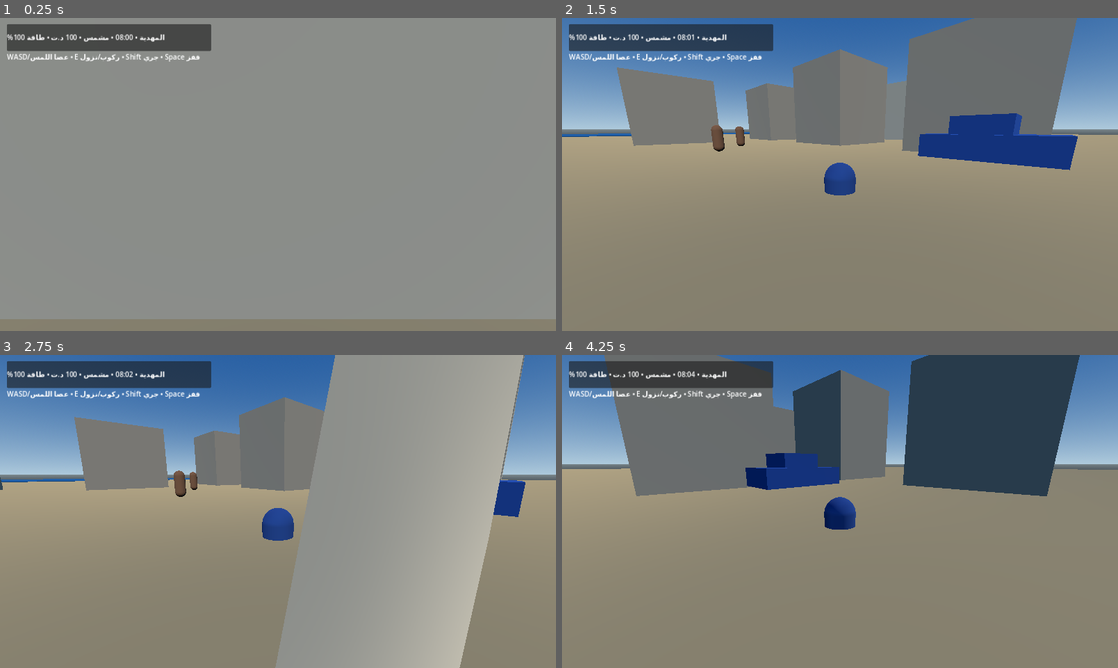
Above: before the commit, frames 1-4 (two rows, left to right).
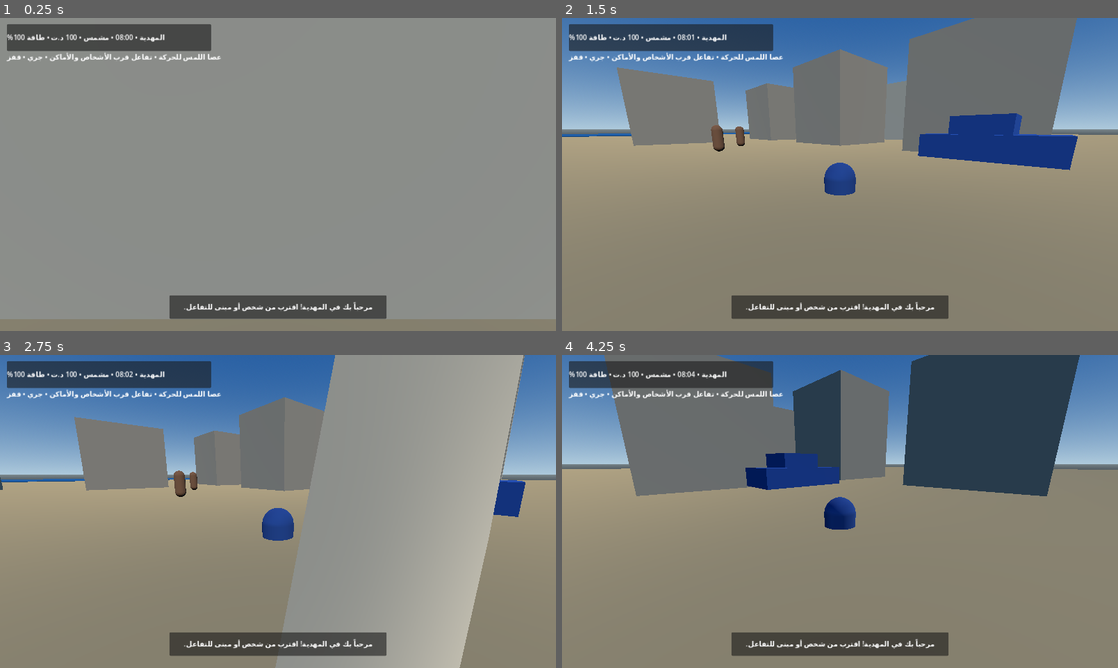
Above: after the commit, the same moments.

Repository: stevennpllk-crypto/REAL-LIFE-MAHDIA
Game: Godot game, scene res://scenes/Main.tscn
Two runs of this game, one before a commit and one after it. Both use one fixed random seed, a clock stepped at 60 frames per second and the inputs below.
Inputs (mouse positions are in pixels of both pictures, inside the frame that each line leads up to):
- Up to frame 1 (0.25 s): no input
- Up to frame 2 (1.5 s): tap Enter at 0.5 s; move the mouse to (867, 174) at 0.52 s; hold W (move_forward) from 0.53 s (still down); tap E (interact) at 0.6 s; tap Space (jump) at 0.77 s; move the mouse to (812, 174) at 1.27 s; tap Shift (run) at 1.35 s
- Up to frame 3 (2.75 s): keep holding W (move_forward); tap Space (jump) at 1.52 s; move the mouse to (289, 505) at 2.02 s; tap E (interact) at 2.1 s
- Up to frame 4 (4.25 s): keep holding W (move_forward); move the mouse to (834, 517) at 2.77 s; tap Shift (run) at 2.85 s; tap Space (jump) at 3.02, 3.77 s; move the mouse to (878, 514) at 3.52 s; tap E (interact) at 3.6 s

The runs differ from the first frame. In frame 1, 3.3% of the frame differs, in the area x 1-70%, y 11-97%; in frame 2, 3.4%; in frame 3, 3.4%; in frame 4, 3.4%.
Error before the commit: Invalid call. Nonexistent function 'setup' in base 'Node'. (res://scripts/main.gd:163)
Error after the commit: Invalid access to property or key 'message_changed' on a base object of type 'Node (MahdiaLifeManager)'. (res://scripts/main.gd:176)

Commit message:
Add on-screen interaction feedback and mobile guidance

Diff:
--- a/scripts/main.gd
+++ b/scripts/main.gd
@@ -13,6 +13,7 @@
 var sun: DirectionalLight3D
 var world_environment: Environment
 var status_label: Label
+var hint_label: Label
 var vehicle: CharacterBody3D
 var world_systems: Node
 var network_manager: Node
@@ -153,10 +154,26 @@
 	status_label = Label.new()
 	status_label.text = "MAHDIA • 08:00 • Prototype"
 	panel.add_child(status_label)
-	var hint := Label.new()
-	hint.text = "WASD/عصا اللمس • E ركوب/نزول • Shift جري • Space قفز"
-	hint.position = Vector2(16, 78)
-	layer.add_child(hint)
+	hint_label = Label.new()
+	hint_label.text = "عصا اللمس للحركة • تفاعل قرب الأشخاص والأماكن • جري • قفز"
+	hint_label.position = Vector2(16, 78)
+	layer.add_child(hint_label)
+	var message_panel := PanelContainer.new()
+	message_panel.anchor_left = 0.5
+	message_panel.anchor_right = 0.5
+	message_panel.anchor_top = 1.0
+	message_panel.anchor_bottom = 1.0
+	message_panel.offset_left = -250
+	message_panel.offset_right = 250
+	message_panel.offset_top = -82
+	message_panel.offset_bottom = -28
+	layer.add_child(message_panel)
+	var message_label := Label.new()
+	message_label.name = "LifeMessage"
+	message_label.text = "مرحباً بك في المهدية! اقترب من شخص أو مبنى للتفاعل."
+	message_label.horizontal_alignment = HORIZONTAL_ALIGNMENT_CENTER
+	message_panel.add_child(message_label)
+	life_manager.message_changed.connect(func(value: String): message_label.text = value)
 	var controls := Node.new()
 	controls.set_script(MOBILE_CONTROLS)
 	layer.add_child(controls)
